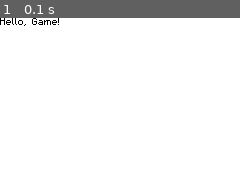
Above: before the commit, frame 1.
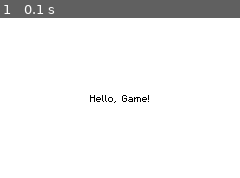
Above: after the commit, the same moment.

Repository: Sevatoxin/pygame_pixel_template
Game: pygame game, started from main.py
Same seed, same stepped clock (60 frames per second), same inputs: the game is played once before the commit and once after it.
Inputs:
- Up to frame 1 (0.1 s): no input

The runs differ from the first frame. In frame 1, 0.7% of the frame differs, in the area x 0-63%, y 0-54%.

Commit message:
centered welcome text

Diff:
--- a/game.py
+++ b/game.py
@@ -44,7 +44,7 @@
         self.game_screen.fill("white") # Cleaning screen to be able to draw new things!
 
         # First message!:
-        draw_text("Hello, Game!", self.game_screen)
+        draw_centered_text("Hello, Game!", self.game_screen)
 
         # Updating screen and clock
         pygame.display.update()
